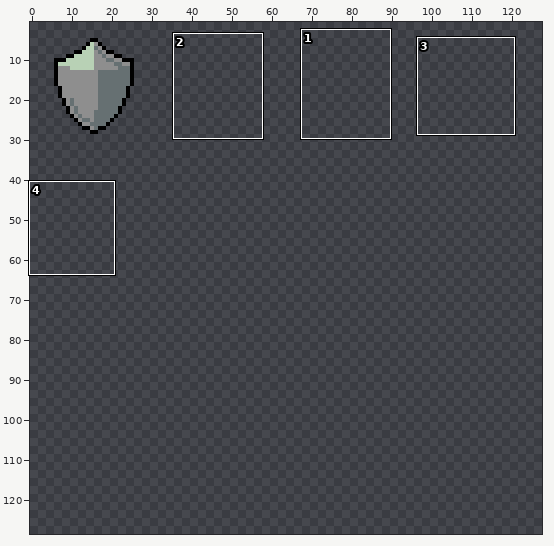
Sprite sheet: art/sheild.png. The first picture is a wide view before the edit; the outline marks the close-up.
Close-up. First the earlier version:
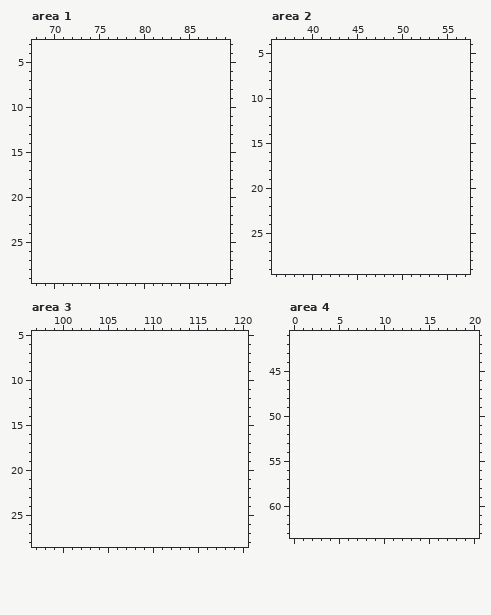
The file is 32x32 pixels. Pixels under 10% opacity are left out. Colours within 5 levels of each other are drawn and written as one. Shown: area 1: x 68..89, y 3..29; area 2: x 36..57, y 4..29; area 3: x 97..120, y 5..28; area 4: x 0..20, y 41..63. The old version is drawn lined up with the new one, on the new canvas. The wide view leaves out empty margins. The commit also changed other parts of the picture, which this record leaves out.
New version:
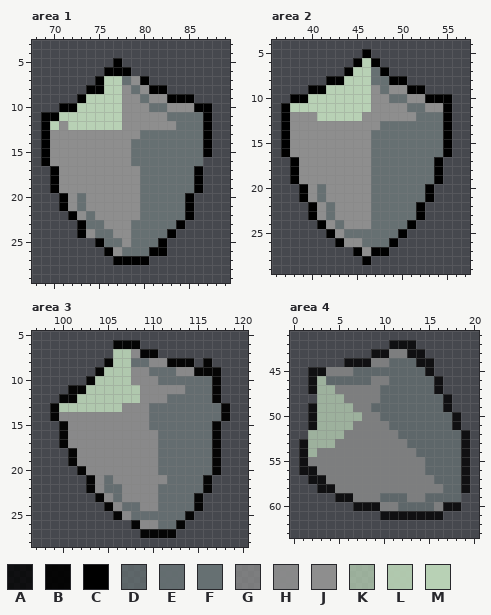
Palette (. is transparent): A #000000c5  B #000000ee  C #000000  D #667072c3  E #667072ee  F #667072  G #8e8e8ec3  H #8e8e8eee  J #8e8e8e  K #b8d1b5c3  L #b8d1b5ee  M #b8d1b5
Changes in this commit:
canvas 32x32 -> 128x160
--- area 1
@@ x 68..89 @@
  4 ......................
- 5 ......................
- 6 ......................
- 7 ......................
- 8 ......................
- 9 ......................
-10 ......................
-11 ......................
-12 ......................
-13 ......................
-14 ......................
-15 ......................
-16 ......................
-17 ......................
-18 ......................
-19 ......................
-20 ......................
-21 ......................
-22 ......................
-23 ......................
-24 ......................
-25 ......................
-26 ......................
-27 ......................
+ 5 .........C............
+ 6 ........CCC...........
+ 7 .......CMMFJC.........
+ 8 ......CCMMJFJCC.......
+ 9 .....CMMMMJJFJJCCC....
+10 ...CCMMMMMJJJFFJJJCC..
+11 .CCMMMMMMMJJJJJFFFFC..
+12 .CMJMMMMMMJJJJJJFFFC..
+13 .CJJJJJJJJJJFFFFFFFC..
+14 .CJJJJJJJJJFFFFFFFFC..
+15 .CJJJJJJJJJFFFFFFFFC..
+16 .CJJJJJJJJJFFFFFFFF...
+17 ..CJJJJJJJJJFFFFFFC...
+18 ..CJJJJJJJJJFFFFFFC...
+19 ..CJJJJJJJJJFFFFFFC...
+20 ...CJFJJJJJJFFFFFC....
+21 ...CJFJJJJJJFFFFFC....
+22 ....CJFJJJJJFFFFFC....
+23 .....CFFJJJFFFFFC.....
+24 .....CJFFJJFFFFC......
+25 .......CFFJFFFC.......
+26 ........CJFFFCC.......
+27 .........CCCC.........
 28 ......................
--- area 2
@@ x 36..57 @@
  4 ......................
- 5 ......................
- 6 ......................
- 7 ......................
- 8 ......................
- 9 ......................
-10 ......................
-11 ......................
-12 ......................
-13 ......................
-14 ......................
-15 ......................
-16 ......................
-17 ......................
-18 ......................
-19 ......................
-20 ......................
-21 ......................
-22 ......................
-23 ......................
-24 ......................
-25 ......................
-26 ......................
-27 ......................
-28 ......................
+ 5 ..........C...........
+ 6 .........CMC..........
+ 7 ........CMMFC.........
+ 8 ......CCMMMFFCC.......
+ 9 ....CCMMMMMJFJJCC.....
+10 ..CCMMMMMMMJJFFJJCCC..
+11 .CMMMMMMMMMJJJJFFJJC..
+12 .CJJJMMMMMJJJJJJFFFC..
+13 .CJJJJJJJJJJFFFFFFFC..
+14 .CJJJJJJJJJFFFFFFFFC..
+15 .CJJJJJJJJJFFFFFFFFC..
+16 .CJJJJJJJJJFFFFFFFFC..
+17 ..CJJJJJJJJFFFFFFFC...
+18 ..CJJJJJJJJFFFFFFFC...
+19 ..CJJJJJJJJFFFFFFFC...
+20 ...CJFJJJJJFFFFFFC....
+21 ...CJFJJJJJFFFFFFC....
+22 ....CJFJJJJFFFFFC.....
+23 ....CJFJJJJFFFFFC.....
+24 .....CJFJJJFFFFC......
+25 ......CJFFFFFFC.......
+26 .......CJJFFFC........
+27 .........CJCC.........
+28 ..........C...........
 29 ......................
--- area 3
@@ x 97..120 @@
  5 ........................
- 6 ........................
- 7 ........................
- 8 ........................
- 9 ........................
-10 ........................
-11 ........................
-12 ........................
-13 ........................
-14 ........................
-15 ........................
-16 ........................
-17 ........................
-18 ........................
-19 ........................
-20 ........................
-21 ........................
-22 ........................
-23 ........................
-24 ........................
-25 ........................
-26 ........................
-27 ........................
+ 6 .........BBB............
+ 7 .........LLHBB..........
+ 8 ........BLLEEHHBBB.B....
+ 9 .......BLLLHHEEEHHBBB...
+10 ......BLLLLHHHEEEEEEB...
+11 ....BBLLLLLLHHHHHEEEB...
+12 ...BBLLLLLLLHHHEEEEEB...
+13 ..BLLLLLLLHHHEEEEEEEEB..
+14 ..BHHHHHHHHHHEEEEEEEEB..
+15 ...BHHHHHHHHHEEEEEEEB...
+16 ...BHHHHHHHHHHEEEEEEB...
+17 ...BHHHHHHHHHHEEEEEEB...
+18 ....BHHHHHHHHHEEEEEEB...
+19 ....BHHHHHHHHHEEEEEEB...
+20 .....BHHHHHHHHEEEEEEB...
+21 ......BHEHHHHHHEEEEB....
+22 ......BHEEHHHHEEEEEB....
+23 .......BHEHHHHEEEEB.....
+24 ........BHEEHHEEEEB.....
+25 .........BHEEEEEEB......
+26 ...........BHHEEB.......
+27 ............BBBB........
 28 ........................
--- area 4
@@ x 0..20 @@
 41 .....................
-42 .....................
-43 .....................
-44 .....................
-45 .....................
-46 .....................
-47 .....................
-48 .....................
-49 .....................
-50 .....................
-51 .....................
-52 .....................
-53 .....................
-54 .....................
-55 .....................
-56 .....................
-57 .....................
-58 .....................
-59 .....................
-60 .....................
-61 .....................
+42 ...........AAA.......
+43 .........AAGGAA......
+44 ......AAAGGDDDAA.....
+45 ..AAGGGDDDDDDDDA.....
+46 ..AKDDDDDGGDDDDDA....
+47 ..AKKGGGGGDDDDDDA....
+48 ...KKKGGGGDDDDDDDA...
+49 ..AKKKKGGDDDDDDDDA...
+50 ..AKKKKKGGDDDDDDDDA..
+51 ..AKKKKGGGGDDDDDDDA..
+52 ..KKKKGGGGGGDDDDDDDA.
+53 .AKKKGGGGGGGGDDDDDDA.
+54 .AKGGGGGGGGGGGDDDDDA.
+55 .AGGGGGGGGGGGGGDDDDA.
+56 .AAGGGGGGGGGGGGDDDDA.
+57 ..AAGGGGGGGGGGGGDDDA.
+58 ...AAGGGGGGGGGGGGDDA.
+59 .....AAGGGDDDGGDDDD..
+60 .......AAAGGDDDDGAA..
+61 ..........AAAAAAA....
 62 .....................
Changed places in both close-ups, as pixel boxes (x1, y1, x2, y2):
added: (41, 58, 212, 265)
added: (281, 49, 452, 265)
added: (50, 340, 230, 538)
added: (299, 340, 470, 520)
